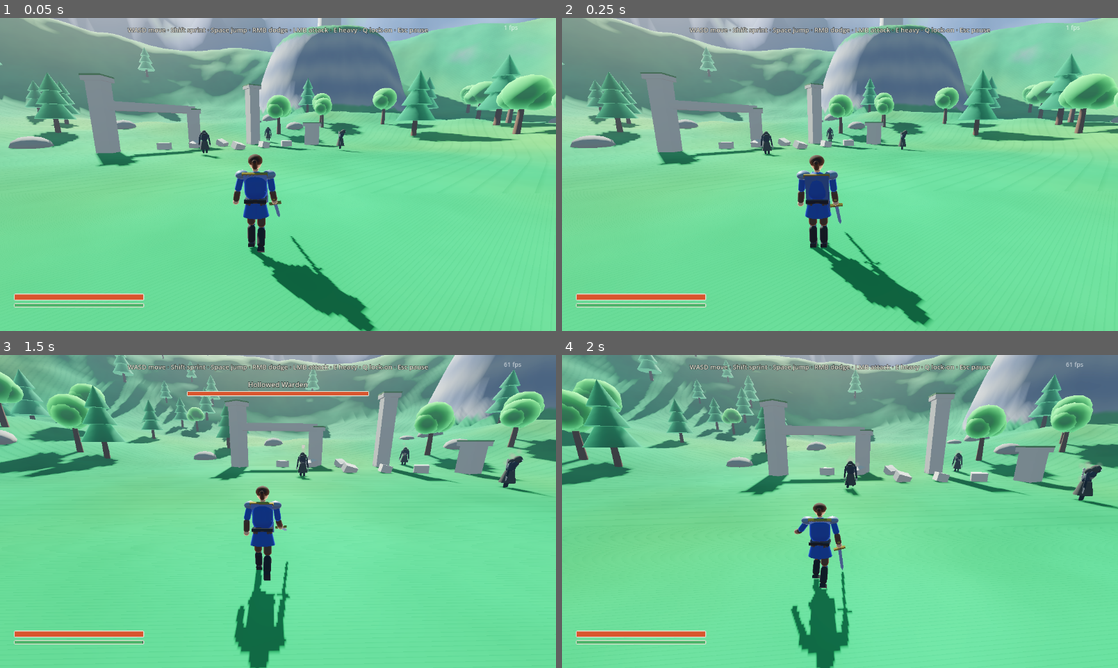
Above: before the commit, frames 1-4 (two rows, left to right).
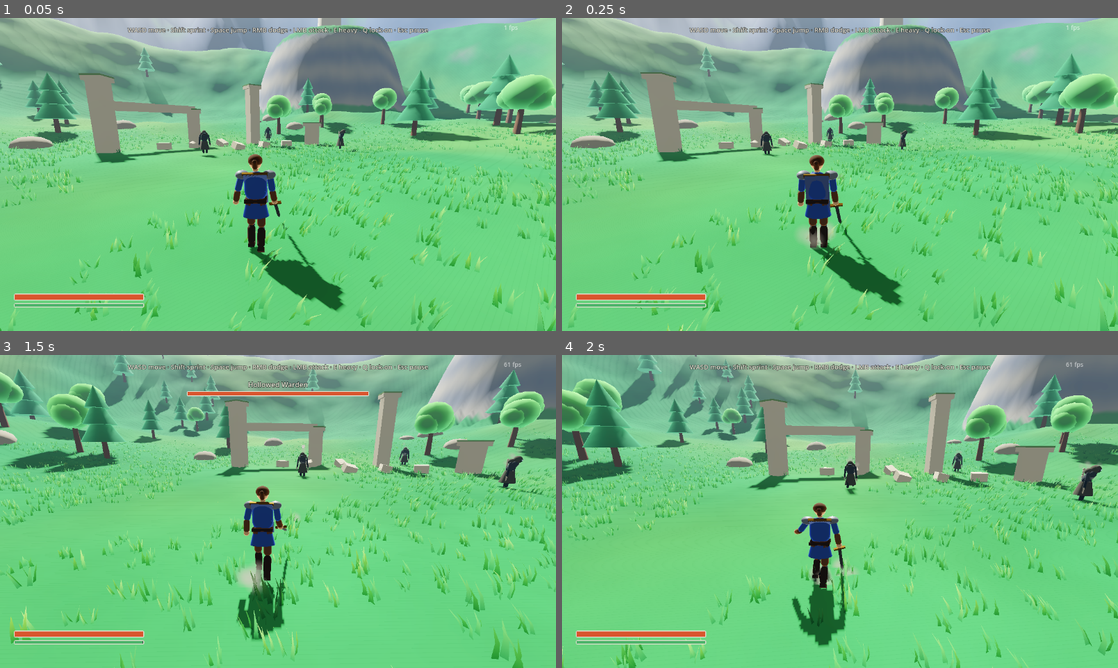
Above: after the commit, the same moments.

Repository: m4rk4ever-lang/Fantasy-RPG
Game: Godot game, scene res://scenes/main.tscn
Same seed, same stepped clock (60 frames per second), same inputs: the game is played once before the commit and once after it.
Inputs (mouse positions are in pixels of both pictures, inside the frame that each line leads up to):
- Up to frame 1 (0.05 s): no input
- Up to frame 2 (0.25 s): no input
- Up to frame 3 (1.5 s): move the mouse to (400, 495) at 0.52 s; hold D (move_right) 0.53-1.28 s; hold Q (lock_on) 0.53-1.28 s; click (400, 495) at 0.67 s; tap Space (jump) at 0.77 s; tap Shift (sprint) at 0.8, 1.35 s; move the mouse to (250, 511) at 1.27 s; hold W (move_forward) from 1.28 s (still down)
- Up to frame 4 (2 s): keep holding W (move_forward); tap Space (jump) at 1.52 s; tap Q (lock_on) at 1.55 s

The runs differ from the first frame. In frame 1, 46% of the frame differs, in the area x 0-100%, y 0-100%; in frame 2, 47%; in frame 3, 51%; in frame 4, 45%.

Commit message:
Gras, hemel met dag-nachtcyclus, stof, docs en screenshots 13-11-2026
Co-Authored-By: Claude Opus 5.5 <noreply@anthropic.com>
Claude-Session: https://claude.ai/code/session_01X1Hshh3gfRJFNSyViJVPYM

Diff:
--- a/scripts/fx/combat_fx.gd
+++ b/scripts/fx/combat_fx.gd
@@ -146,3 +146,50 @@
 	tw.tween_property(rm, "albedo_color:a", 0.0, 0.35)
 	tw.chain().tween_callback(ring.queue_free)
 	impact(pos + Vector3.UP * 0.2, Vector3.UP, 1.3)
+
+
+## Soft ground dust (landing, dash, sprint steps). Tinted toward warm stone so it reads on grass.
+func dust(pos: Vector3, strength: float = 1.0) -> void:
+	var p := CPUParticles3D.new()
+	p.one_shot = true
+	p.explosiveness = 0.9
+	p.amount = int(6 + 10 * strength)
+	p.lifetime = 0.6
+	p.local_coords = false
+	p.emission_shape = CPUParticles3D.EMISSION_SHAPE_RING
+	p.emission_ring_axis = Vector3.UP
+	p.emission_ring_radius = 0.25
+	p.emission_ring_inner_radius = 0.0
+	p.emission_ring_height = 0.05
+	p.direction = Vector3.UP
+	p.spread = 80.0
+	p.initial_velocity_min = 0.6
+	p.initial_velocity_max = 1.6 + strength
+	p.gravity = Vector3(0, 0.4, 0)
+	p.damping_min = 2.0
+	p.damping_max = 3.0
+	p.scale_amount_min = 0.7
+	p.scale_amount_max = 1.3 + strength * 0.5
+	var curve := Curve.new()
+	curve.add_point(Vector2(0, 0.4))
+	curve.add_point(Vector2(0.3, 1.0))
+	curve.add_point(Vector2(1, 0.0))
+	p.scale_amount_curve = curve
+	var grad := Gradient.new()
+	grad.set_color(0, Color(0.93, 0.9, 0.82, 0.55))
+	grad.set_color(1, Color(0.93, 0.9, 0.82, 0.0))
+	p.color_ramp = grad
+	var q := QuadMesh.new()
+	q.size = Vector2(0.5, 0.5)
+	var m := StandardMaterial3D.new()
+	m.shading_mode = BaseMaterial3D.SHADING_MODE_UNSHADED
+	m.transparency = BaseMaterial3D.TRANSPARENCY_ALPHA
+	m.billboard_mode = BaseMaterial3D.BILLBOARD_PARTICLES
+	m.vertex_color_use_as_albedo = true
+	m.albedo_texture = soft_dot()
+	q.material = m
+	p.mesh = q
+	add_child(p)
+	p.global_position = pos + Vector3.UP * 0.1
+	p.emitting = true
+	get_tree().create_timer(1.0).timeout.connect(p.queue_free)
--- a/scripts/main.gd
+++ b/scripts/main.gd
@@ -9,6 +9,7 @@
 var hud: Hud
 var fx: CombatFx
 var lock_on: LockOn
+var _step_timer: float = 0.0
 var _enemy_spawns: Array[Vector3] = [Vector3(-6.0, 0.0, -10.0), Vector3(7.0, 0.0, -14.0), Vector3(-1.0, 0.0, -24.0)]
 
 
@@ -69,9 +70,12 @@
 
 func _on_player_dashed() -> void:
 	camera_rig.kick_fov(6.0)
+	if player.is_on_floor():
+		fx.dust(player.global_position, 0.8)
 
 
 func _on_player_landed(impact: float) -> void:
+	fx.dust(player.global_position, 0.3 + impact)
 	if impact > 0.35:
 		camera_rig.add_trauma(impact * 0.45)
 
@@ -122,3 +126,14 @@
 	get_tree().create_timer(1.5).timeout.connect(func() -> void:
 		var at: Vector3 = PLAYER_SPAWN + Vector3.UP * (arena.height_at(PLAYER_SPAWN.x, PLAYER_SPAWN.z) + 0.1)
 		player.revive(at))
+
+
+func _process(delta: float) -> void:
+	# Dust puffs from sprint footsteps.
+	if player.is_sprinting and player.is_on_floor():
+		_step_timer -= delta
+		if _step_timer <= 0.0:
+			_step_timer = 0.17
+			fx.dust(player.global_position, 0.15)
+	else:
+		_step_timer = 0.0
--- /dev/null
+++ b/scripts/world/day_night.gd
@@ -0,0 +1,91 @@
+class_name DayNight
+extends Node
+## Day-night cycle. Moves sun and moon, and blends sky, fog and ambient colors between keyframes.
+## Night stays readable: moonlight is cool and fairly bright (no pitch-black nights).
+
+@export var time_of_day: float = 9.5  ## Hours, 0..24.
+@export var day_length_minutes: float = 16.0  ## Real minutes for a full 24h cycle.
+@export var running: bool = true
+
+var sun: DirectionalLight3D
+var moon: DirectionalLight3D
+var environment: Environment
+var sky_material: ShaderMaterial
+
+## hour, sky top, horizon, fog, ambient, sun color, sun energy, cloud color, cloud shade, stars
+var _keys: Array = [
+	[0.0, Color("16213f"), Color("2c3b63"), Color("27355a"), Color("4a5a86"), Color("9fb3d9"), 0.0, Color("4b5878"), Color("2a3352"), 1.0],
+	[5.0, Color("1f2c52"), Color("4f5f8f"), Color("46557f"), Color("5a6a96"), Color("ffb489"), 0.0, Color("6b7699"), Color("3a4466"), 0.6],
+	[6.5, Color("4a76b8"), Color("f2b89a"), Color("d8b8a8"), Color("b9a6a4"), Color("ffc28f"), 0.7, Color("ffd9c2"), Color("b88f99"), 0.0],
+	[8.5, Color("3f86d6"), Color("a8dcf6"), Color("a6cdea"), Color("dcdccf"), Color("fff1dc"), 1.45, Color("ffffff"), Color("a6b5d6"), 0.0],
+	[13.0, Color("3a84d8"), Color("9fd6f5"), Color("a6cdea"), Color("e2e1d6"), Color("fff6e8"), 1.6, Color("ffffff"), Color("9eb0d4"), 0.0],
+	[17.0, Color("3f7fcc"), Color("b8d9ec"), Color("b0cfe6"), Color("d9d2c4"), Color("ffe2bc"), 1.35, Color("fff4e6"), Color("a8afcf"), 0.0],
+	[19.0, Color("3d5ba9"), Color("f0a37a"), Color("d79d86"), Color("b28f8f"), Color("ff9c66"), 0.65, Color("ffc9a6"), Color("8f6f8c"), 0.0],
+	[20.5, Color("1f2c52"), Color("5b6c9e"), Color("4d5b86"), Color("5a6a96"), Color("ff9c66"), 0.0, Color("6b7699"), Color("3a4466"), 0.5],
+	[24.0, Color("16213f"), Color("2c3b63"), Color("27355a"), Color("4a5a86"), Color("9fb3d9"), 0.0, Color("4b5878"), Color("2a3352"), 1.0],
+]
+
+
+func setup(p_sun: DirectionalLight3D, p_moon: DirectionalLight3D, p_env: Environment, p_sky: ShaderMaterial) -> void:
+	sun = p_sun
+	moon = p_moon
+	environment = p_env
+	sky_material = p_sky
+	apply()
+
+
+func _process(delta: float) -> void:
+	if not running or sun == null:
+		return
+	time_of_day = fmod(time_of_day + delta * 24.0 / (day_length_minutes * 60.0), 24.0)
+	apply()
+
+
+func is_night() -> bool:
+	return time_of_day < 6.0 or time_of_day > 20.0
+
+
+func apply() -> void:
+	var k: Array = _sample(time_of_day)
+	# Sun path: rises in the east (+X), sets in the west, tilted south.
+	var day_t: float = (time_of_day - 6.0) / 14.0  # 0 at 6:00, 1 at 20:00
+	var elev: float = sin(clampf(day_t, 0.0, 1.0) * PI) * deg_to_rad(62.0)
+	var azim: float = lerpf(deg_to_rad(-100.0), deg_to_rad(-260.0), day_t)
+	sun.rotation = Vector3(-maxf(elev, deg_to_rad(4.0)), azim, 0)
+	sun.light_color = k[5]
+	sun.light_energy = k[6]
+	sun.visible = k[6] > 0.01
+	sun.shadow_enabled = sun.visible
+	var night_w: float = 1.0 - clampf(k[6] / 0.6, 0.0, 1.0)
+	moon.light_energy = 0.45 * night_w
+	moon.visible = moon.light_energy > 0.01
+	moon.rotation = Vector3(deg_to_rad(-50.0), azim + PI, 0)
+
+	environment.ambient_light_color = k[4]
+	environment.ambient_light_energy = lerpf(0.42, 0.85, night_w)
+	environment.fog_light_color = k[3]
+	sky_material.set_shader_parameter("top_color", k[1])
+	sky_material.set_shader_parameter("horizon_color", k[2])
+	sky_material.set_shader_parameter("ground_color", (k[3] as Color).darkened(0.25))
+	sky_material.set_shader_parameter("sun_color", k[5])
+	sky_material.set_shader_parameter("cloud_color", k[7])
+	sky_material.set_shader_parameter("cloud_shade", k[8])
+	sky_material.set_shader_parameter("star_amount", k[9])
+	sky_material.set_shader_parameter("moon_dir", moon.global_transform.basis.z if moon.is_inside_tree() else Vector3.DOWN)
+
+
+func _sample(t: float) -> Array:
+	for i: int in _keys.size() - 1:
+		var a: Array = _keys[i]
+		var b: Array = _keys[i + 1]
+		if t >= a[0] and t <= b[0]:
+			var f: float = (t - a[0]) / maxf(b[0] - a[0], 0.001)
+			f = f * f * (3.0 - 2.0 * f)
+			var out: Array = [t]
+			for j: int in range(1, a.size()):
+				if a[j] is Color:
+					out.append((a[j] as Color).lerp(b[j], f))
+				else:
+					out.append(lerpf(a[j], b[j], f))
+			return out
+	return _keys[0]
--- a/scripts/world/test_arena.gd
+++ b/scripts/world/test_arena.gd
@@ -14,6 +14,9 @@
 var terrain_material: ShaderMaterial
 var sun: DirectionalLight3D
 var environment: Environment
+var sky_material: ShaderMaterial
+var moon: DirectionalLight3D
+var day_night: DayNight
 
 
 func _ready() -> void:
@@ -29,6 +32,7 @@
 	_build_ruins()
 	_build_arena_props()
 	_scatter_trees()
+	_scatter_grass()
 
 
 ## Terrain height at world x/z. Flat arena in the middle, rising valley walls, a cliff plateau.
@@ -45,25 +49,20 @@
 
 
 func _build_environment() -> void:
-	var sky_mat := ProceduralSkyMaterial.new()
-	sky_mat.sky_top_color = Color("3f86d6")
-	sky_mat.sky_horizon_color = Color("a8dcf6")
-	sky_mat.sky_curve = 0.12
-	sky_mat.ground_horizon_color = Color("a8dcf6")
-	sky_mat.ground_bottom_color = Color("5b6c9e")
-	sky_mat.sun_angle_max = 12.0
-	sky_mat.sun_curve = 0.08
+	sky_material = ShaderMaterial.new()
+	sky_material.shader = preload("res://shaders/sky.gdshader")
 	var sky := Sky.new()
-	sky.sky_material = sky_mat
+	sky.sky_material = sky_material
+	sky.radiance_size = Sky.RADIANCE_SIZE_32
 
 	environment = Environment.new()
 	environment.background_mode = Environment.BG_SKY
 	environment.sky = sky
-	environment.ambient_light_source = Environment.AMBIENT_SOURCE_SKY
-	environment.ambient_light_energy = 0.5
-	environment.ambient_light_sky_contribution = 0.6
-	environment.ambient_light_color = Color("e8e0cc")
-	environment.reflected_light_source = Environment.REFLECTION_SOURCE_SKY
+	# Flat ambient color driven by DayNight: cheaper than sky radiance with an animated sky.
+	environment.ambient_light_source = Environment.AMBIENT_SOURCE_COLOR
+	environment.ambient_light_energy = 0.55
+	environment.ambient_light_color = Color("dcdccf")
+	environment.reflected_light_source = Environment.REFLECTION_SOURCE_DISABLED
 	environment.tonemap_mode = Environment.TONE_MAPPER_FILMIC
 	environment.tonemap_exposure = 0.92
 	environment.tonemap_white = 6.0
@@ -101,6 +100,18 @@
 	sun.directional_shadow_max_distance = 90.0
 	sun.shadow_blur = 1.2
 	add_child(sun)
+
+	moon = DirectionalLight3D.new()
+	moon.name = "Moon"
+	moon.light_color = Color("c9d4f0")
+	moon.light_energy = 0.0
+	moon.shadow_enabled = false
+	add_child(moon)
+
+	day_night = DayNight.new()
+	day_night.name = "DayNight"
+	add_child(day_night)
+	day_night.setup(sun, moon, environment, sky_material)
 
 
 func _build_terrain() -> void:
@@ -450,3 +461,64 @@
 		body.add_child(cs)
 		tree.add_child(body)
 		placed += 1
+
+
+func _grass_tuft_mesh() -> ArrayMesh:
+	var st := SurfaceTool.new()
+	st.begin(Mesh.PRIMITIVE_TRIANGLES)
+	var rng := RandomNumberGenerator.new()
+	rng.seed = 5
+	for b: int in 5:
+		var ang: float = rng.randf() * TAU
+		var off := Vector3(rng.randf_range(-0.12, 0.12), 0, rng.randf_range(-0.12, 0.12))
+		var h: float = rng.randf_range(0.22, 0.4)
+		var w: float = 0.045
+		var side := Vector3(cos(ang), 0, sin(ang)) * w
+		var lean := Vector3(-sin(ang), 0, cos(ang)) * rng.randf_range(0.05, 0.15)
+		var p0: Vector3 = off - side
+		var p1: Vector3 = off + side
+		var p2: Vector3 = off + lean * 0.5 - side * 0.6 + Vector3.UP * h * 0.55
+		var p3: Vector3 = off + lean * 0.5 + side * 0.6 + Vector3.UP * h * 0.55
+		var p4: Vector3 = off + lean + Vector3.UP * h
+		for v: Vector3 in [p0, p1, p2, p1, p3, p2, p2, p3, p4]:
+			st.set_normal(Vector3.UP)
+			st.add_vertex(v)
+	return st.commit()
+
+
+## Wind-swept grass tufts around the arena. One MultiMesh: a single draw call.
+func _scatter_grass() -> void:
+	var mm := MultiMesh.new()
+	mm.transform_format = MultiMesh.TRANSFORM_3D
+	mm.mesh = _grass_tuft_mesh()
+	var rng := RandomNumberGenerator.new()
+	rng.seed = 909
+	var xforms: Array[Transform3D] = []
+	var tries: int = 0
+	while xforms.size() < 14000 and tries < 40000:
+		tries += 1
+		var r: float = sqrt(rng.randf()) * 62.0
+		var a: float = rng.randf() * TAU
+		var x: float = cos(a) * r
+		var z: float = sin(a) * r
+		var y: float = height_at(x, z)
+		var slope: float = absf(height_at(x + 1.0, z) - y) + absf(height_at(x, z + 1.0) - y)
+		if slope > 0.9:
+			continue
+		# Thin out in patches so the ground keeps some rhythm.
+		if _noise.get_noise_2d(x * 3.0, z * 3.0) < -0.15:
+			continue
+		var s: float = rng.randf_range(0.6, 1.15)
+		var basis := Basis(Vector3.UP, rng.randf() * TAU).scaled(Vector3(s, s * rng.randf_range(0.8, 1.3), s))
+		xforms.append(Transform3D(basis, Vector3(x, y - 0.02, z)))
+	mm.instance_count = xforms.size()
+	for i: int in xforms.size():
+		mm.set_instance_transform(i, xforms[i])
+	var mmi := MultiMeshInstance3D.new()
+	mmi.name = "Grass"
+	mmi.multimesh = mm
+	var mat := ShaderMaterial.new()
+	mat.shader = preload("res://shaders/grass.gdshader")
+	mmi.material_override = mat
+	mmi.cast_shadow = GeometryInstance3D.SHADOW_CASTING_SETTING_OFF
+	add_child(mmi)
--- /dev/null
+++ b/shaders/grass.gdshader
@@ -0,0 +1,40 @@
+shader_type spatial;
+render_mode cull_disabled;
+// Grass tufts (MultiMesh): wind sway, color variation per instance, fade-out with distance.
+
+uniform vec3 root_color : source_color = vec3(0.17, 0.45, 0.25);
+uniform vec3 tip_color : source_color = vec3(0.40, 0.72, 0.40);
+uniform vec3 dry_tip : source_color = vec3(0.62, 0.74, 0.40);
+uniform float wind_strength = 0.18;
+uniform float wind_speed = 1.6;
+uniform float fade_start = 34.0;
+uniform float fade_end = 52.0;
+
+varying float tip;
+varying float variation;
+
+float hash(vec2 p) {
+	return fract(sin(dot(p, vec2(12.9898, 78.233))) * 43758.5453);
+}
+
+void vertex() {
+	vec3 origin = MODEL_MATRIX[3].xyz;
+	variation = hash(origin.xz);
+	tip = clamp(VERTEX.y / 0.4, 0.0, 1.0);
+	float dist = length(origin - CAMERA_POSITION_WORLD);
+	float fade = 1.0 - smoothstep(fade_start, fade_end, dist);
+	VERTEX.y *= fade;
+	float gust = sin(TIME * 0.35 + origin.x * 0.03) * 0.5 + 0.5;
+	float w = sin(TIME * wind_speed + origin.x * 0.35 + origin.z * 0.22) * (0.6 + gust * 0.6);
+	vec3 wind_dir = vec3(1.0, 0.0, 0.4);
+	VERTEX += (inverse(mat3(MODEL_MATRIX)) * wind_dir) * w * wind_strength * tip * tip;
+	NORMAL = vec3(0.0, 1.0, 0.0);
+}
+
+void fragment() {
+	vec3 tipc = mix(tip_color, dry_tip, smoothstep(0.6, 1.0, variation) * 0.7);
+	ALBEDO = mix(root_color, tipc, tip) * (0.9 + variation * 0.2);
+	ROUGHNESS = 0.9;
+	SPECULAR = 0.15;
+	BACKLIGHT = vec3(0.25, 0.35, 0.15);
+}
--- /dev/null
+++ b/shaders/sky.gdshader
@@ -0,0 +1,81 @@
+shader_type sky;
+// Stylized sky: gradient, sun disc with glow, moon, stars and drifting fbm clouds.
+// Colors are driven per time of day by DayNight.
+
+uniform vec3 top_color : source_color = vec3(0.25, 0.53, 0.84);
+uniform vec3 horizon_color : source_color = vec3(0.66, 0.86, 0.96);
+uniform vec3 ground_color : source_color = vec3(0.36, 0.42, 0.62);
+uniform vec3 sun_color : source_color = vec3(1.0, 0.95, 0.85);
+uniform vec3 cloud_color : source_color = vec3(1.0, 1.0, 1.0);
+uniform vec3 cloud_shade : source_color = vec3(0.62, 0.7, 0.85);
+uniform float cloud_cover = 0.48;
+uniform float cloud_speed = 0.006;
+uniform float star_amount = 0.0;
+uniform vec3 moon_dir = vec3(0.0, -1.0, 0.0);
+
+float hash(vec2 p) {
+	p = fract(p * vec2(234.34, 435.345));
+	p += dot(p, p + 34.23);
+	return fract(p.x * p.y);
+}
+
+float vnoise(vec2 p) {
+	vec2 i = floor(p);
+	vec2 f = fract(p);
+	vec2 u = f * f * (3.0 - 2.0 * f);
+	return mix(mix(hash(i), hash(i + vec2(1.0, 0.0)), u.x),
+		mix(hash(i + vec2(0.0, 1.0)), hash(i + vec2(1.0, 1.0)), u.x), u.y);
+}
+
+float fbm(vec2 p) {
+	float v = 0.0;
+	float a = 0.5;
+	for (int i = 0; i < 5; i++) {
+		v += vnoise(p) * a;
+		p = p * 2.02 + vec2(3.1, 1.7);
+		a *= 0.5;
+	}
+	return v;
+}
+
+void sky() {
+	vec3 dir = EYEDIR;
+	float h = dir.y;
+	vec3 col = mix(horizon_color, top_color, pow(clamp(h, 0.0, 1.0), 0.55));
+	col = mix(col, ground_color, smoothstep(0.0, -0.25, h));
+
+	// Sun: disc plus wide warm glow.
+	float sd = dot(dir, LIGHT0_DIRECTION);
+	if (LIGHT0_ENABLED) {
+		float glow = pow(max(sd, 0.0), 12.0) * 0.35 + pow(max(sd, 0.0), 180.0) * 0.6;
+		col += sun_color * glow * LIGHT0_ENERGY;
+		col = mix(col, sun_color * 3.0, smoothstep(0.9993, 0.9996, sd) * LIGHT0_ENERGY);
+	}
+
+	// Moon.
+	float md = dot(dir, normalize(moon_dir));
+	col = mix(col, vec3(0.86, 0.87, 0.92) * 1.6, smoothstep(0.9985, 0.999, md));
+	col += vec3(0.5, 0.6, 0.8) * pow(max(md, 0.0), 60.0) * 0.15;
+
+	// Stars.
+	if (star_amount > 0.0 && h > 0.0) {
+		vec2 sp = dir.xz / (h + 0.3) * 160.0;
+		float s = step(0.996, hash(floor(sp)));
+		col += vec3(s) * star_amount * smoothstep(0.0, 0.3, h);
+	}
+
+	// Clouds on a virtual plane above the camera.
+	if (h > 0.0) {
+		vec2 uv = dir.xz / (h + 0.12) * 0.9;
+		uv += TIME * cloud_speed * vec2(1.0, 0.35);
+		float n = fbm(uv * 1.3);
+		float c = smoothstep(cloud_cover, cloud_cover + 0.22, n);
+		float shade = smoothstep(cloud_cover, cloud_cover + 0.4, fbm(uv * 1.3 + vec2(0.05, 0.04)));
+		vec3 cc = mix(cloud_color, cloud_shade, shade * 0.8);
+		// Clouds near the sun get a lit rim.
+		cc += sun_color * pow(max(sd, 0.0), 8.0) * 0.4;
+		float fade = smoothstep(0.0, 0.18, h);
+		col = mix(col, cc, c * fade * 0.92);
+	}
+	COLOR = col;
+}
--- a/shaders/terrain.gdshader
+++ b/shaders/terrain.gdshader
@@ -2,7 +2,7 @@
 // Stylized terrain: grass on flats, layered rock on slopes, snow above a height line.
 // Pure procedural noise, no textures, so it stays crisp at any distance.
 
-uniform vec3 grass_color : source_color = vec3(0.298, 0.706, 0.416);
+uniform vec3 grass_color : source_color = vec3(0.26, 0.62, 0.36);
 uniform vec3 grass_dark : source_color = vec3(0.17, 0.45, 0.25);
 uniform vec3 grass_dry : source_color = vec3(0.60, 0.72, 0.30);
 uniform vec3 rock_color : source_color = vec3(0.46, 0.49, 0.58);
--- a/tools/screenshot.gd
+++ b/tools/screenshot.gd
@@ -35,6 +35,10 @@
 	var rig: CameraRig = main.get_node("CameraRig")
 	var hud: Hud = main.get_node("Hud")
 	hud.set_hint_visible(false)
+	var dn: DayNight = (main.get("arena") as TestArena).day_night
+	dn.running = false
+	dn.time_of_day = 9.5
+	dn.apply()
 
 	# 1. Overview: behind the hero, looking up the valley at the watchtower.
 	rig.set_angles(-0.23, deg_to_rad(-6.0))
@@ -108,4 +112,13 @@
 	cam.fov = 45.0
 	await _wait(5)
 	await _save("04_held.png")
+
+	# 5. Dusk over the valley: day-night cycle.
+	dn.time_of_day = 19.2
+	dn.apply()
+	cam.fov = 62.0
+	cam.global_position = Vector3(8.0, 6.0, 26.0)
+	cam.look_at(Vector3(10.0, 18.0, -70.0))
+	await _wait(8)
+	await _save("05_avond.png")
 	quit(0)
Binary file added: docs/screenshots/2026-11-13/01_overzicht.png
Not shown, added: docs/screenshots/2026-11-13/01_overzicht.png.import
Not shown, added: docs/screenshots/2026-11-13/02_actie.png.import
Binary file added: docs/screenshots/2026-11-13/02_gevecht.png
Not shown, added: docs/screenshots/2026-11-13/02_gevecht.png.import
Binary file added: docs/screenshots/2026-11-13/03_landmark.png
Not shown, added: docs/screenshots/2026-11-13/03_landmark.png.import
Binary file added: docs/screenshots/2026-11-13/04_held.png
Not shown, added: docs/screenshots/2026-11-13/04_held.png.import
Binary file added: docs/screenshots/2026-11-13/05_avond.png
Not shown, added: docs/screenshots/2026-11-13/05_avond.png.import
Not shown, added: scripts/world/day_night.gd.uid
(and 5 more such lines)
